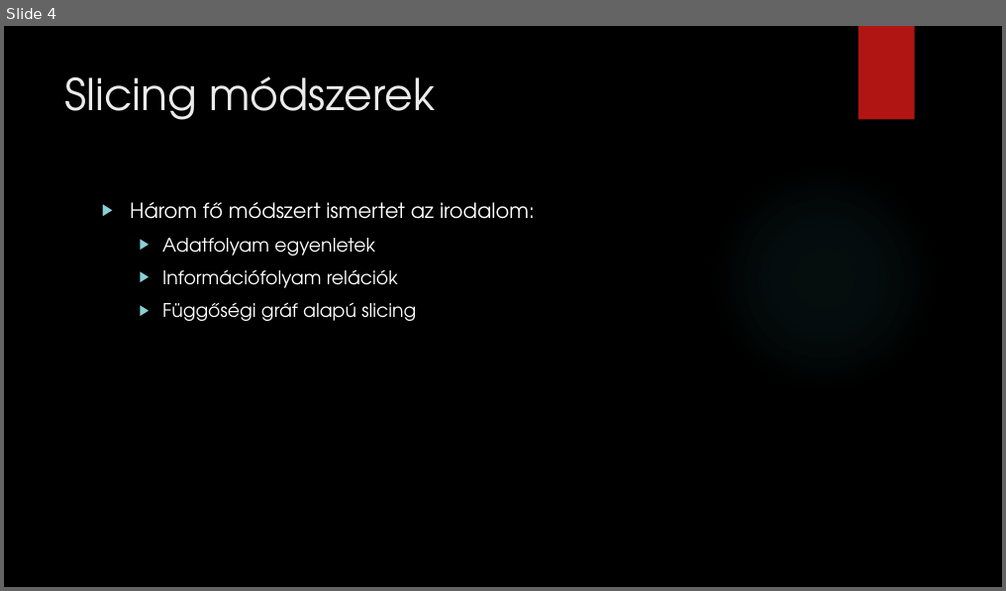
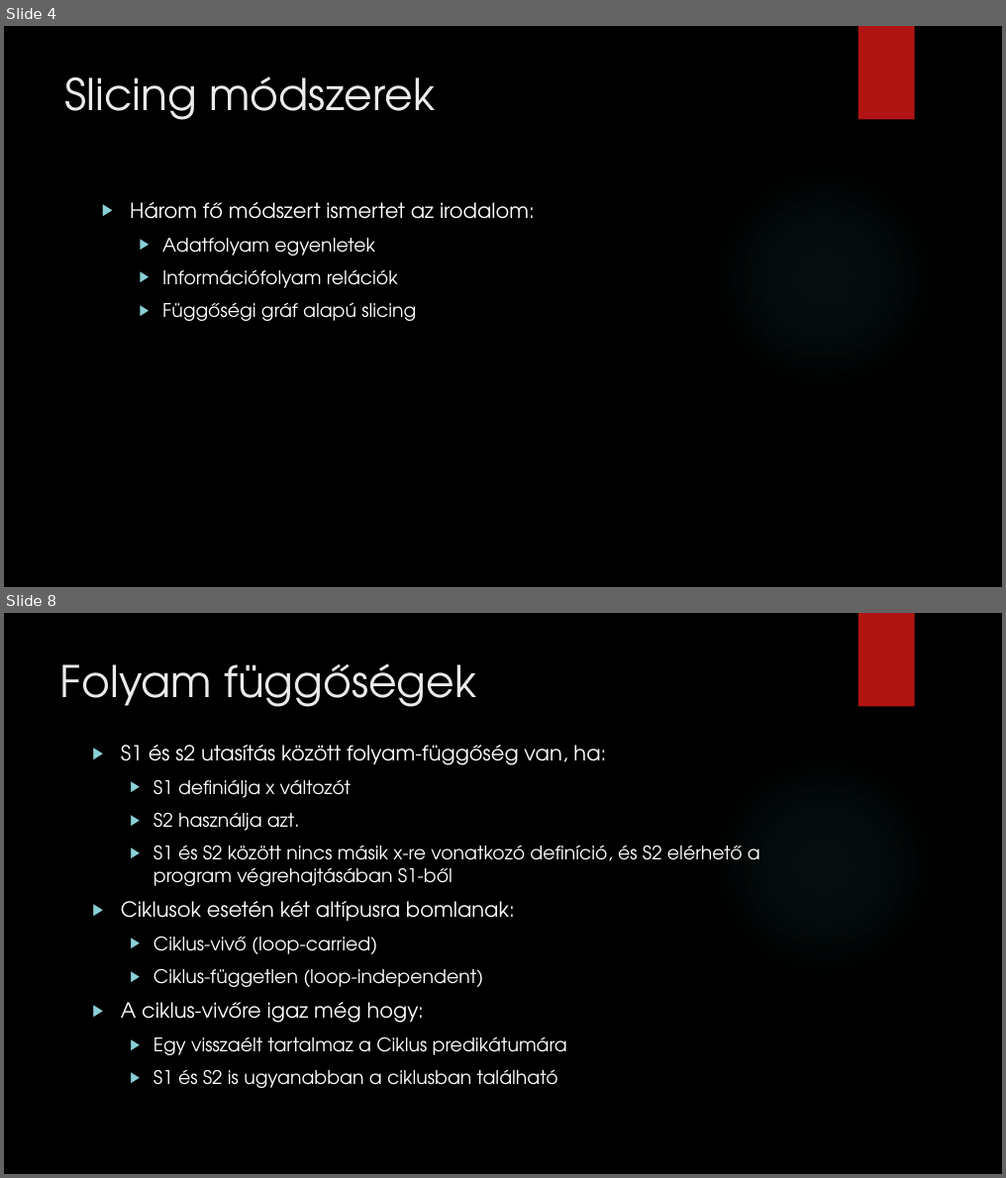
Before and after one commit to dwat3r/slicer, a slide deck: doc/Presentation.pptx. Shown one above the other, each under a label of ours: slide 4 before the commit, slides 4 and 8 after it; the slides between them are not shown. The pictures are 1006x591 and 1006x1178 pixels, drawn with LibreOffice and Linux fonts; fonts in the diff are those of the drawing; background and template pictures are left out. Boxes give left, top, right and bottom in pixels: in the first picture for what was removed or moved away, otherwise in the second. Text is boxed around its words. In the diff, an @@ line names an element or a change of style, - is before the commit and + after.

```diff
--- a/doc/Presentation.pptx
+++ b/doc/Presentation.pptx
@@ slide 8 added at (4,613,1002,1174), background picture (left out); not listed: 2 template elements that a slide beside it also shows @@
@@ title added at (60,663,476,707), 42 pt, text #EBEBEB @@
+Folyam függőségek
@@ text added at (121,745,760,1088), 18 pt, text #FFFFFF @@
+▶ S1 és s2 utasítás között folyam-függőség van, ha:
+  ▶ S1 definiálja x változót
+  ▶ S2 használja azt.
+  ▶ S1 és S2 között nincs másik x-re vonatkozó definíció, és S2 elérhető a program végrehajtásában S1-ből
+▶ Ciklusok esetén két altípusra bomlanak:
+  ▶ Ciklus-vivő (loop-carried)
+  ▶ Ciklus-független (loop-independent)
+▶ A ciklus-vivőre igaz még hogy:
+  ▶ Egy visszaélt tartalmaz a Ciklus predikátumára
+  ▶ S1 és S2 is ugyanabban a ciklusban található
```
Also in this commit, not shown: 2 slides changed, 26 other slides added, 1 slide removed, 15 other files.
